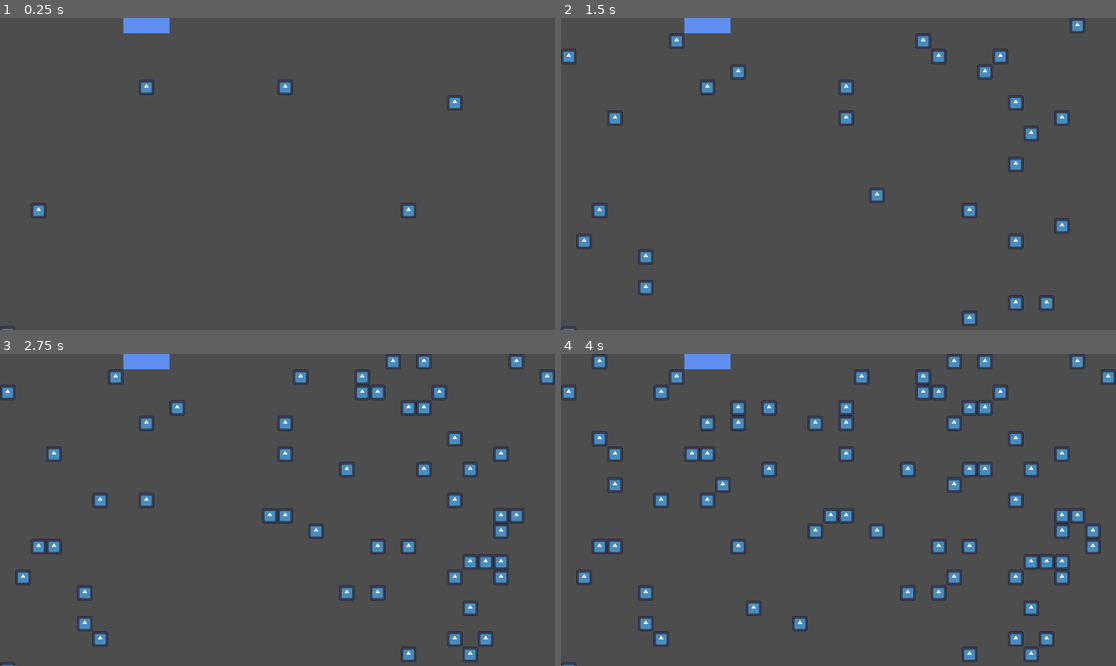
Above: before the commit, frames 1-4 (two rows, left to right).
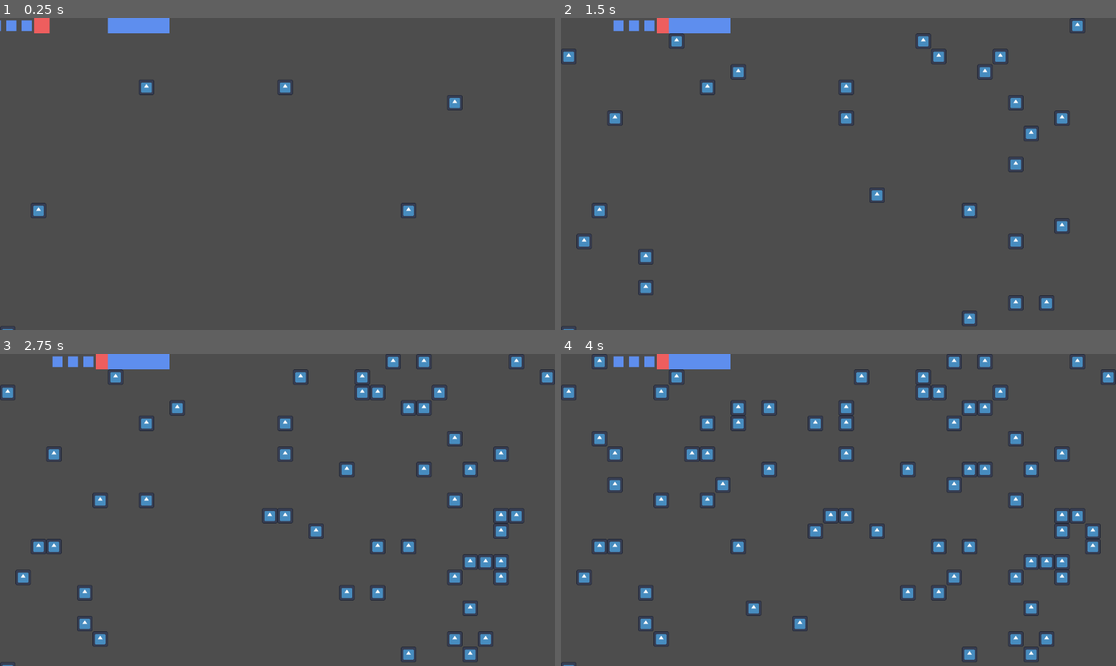
Above: after the commit, the same moments.

Repository: arrowira/MiniJam196Snake
Game: Godot game, scene res://scenes/main.tscn
Two runs of this game, one before a commit and one after it. Both use one fixed random seed, a clock stepped at 60 frames per second and the inputs below. The engine's default icon, where the game draws it, is replaced by a stand-in: a white triangle on a blue panel in a dark square.
Inputs:
- Up to frame 1 (0.25 s): no input
- Up to frame 2 (1.5 s): hold Right (p1right) 0.53-1.28 s; tap S (p2down) at 0.6 s; hold Down (p1down) from 1.28 s (still down); tap A (p2left) at 1.35 s
- Up to frame 3 (2.75 s): release Down (p1down) at 2.03 s; hold Right (p1right) from 2.03 s (still down); tap D (p2right) at 2.1 s
- Up to frame 4 (4 s): release Right (p1right) at 2.78 s; hold Up (p1up) 2.78-3.53 s; tap W (p2up) at 2.85 s; hold Left (p1left) from 3.53 s (still down); tap S (p2down) at 3.6 s

The runs differ from the first frame. In frame 1, 0.4% of the frame differs, in the area x 0-23%, y 0-5%; in frame 2, 0.4%, in the area x 9-23%, y 0-5%; in frame 3, 0.4%; in frame 4, 0.4%.

Commit message:
collision fix

Diff:
--- a/minijam-196-proj/scenes/player_1_segment.tscn
+++ b/minijam-196-proj/scenes/player_1_segment.tscn
@@ -1,6 +1,6 @@
 [gd_scene load_steps=3 format=3 uid="uid://ck1xhfy3qt26y"]
 
-[ext_resource type="Texture2D" uid="uid://cw1e1ccus7o7w" path="res://sprites/snake-1.png.png" id="1_545wh"]
+[ext_resource type="Texture2D" uid="uid://lm8wjeauffjb" path="res://sprites/snake-2.png.png" id="1_545wh"]
 
 [sub_resource type="RectangleShape2D" id="RectangleShape2D_545wh"]
 size = Vector2(30, 30)
@@ -8,8 +8,8 @@
 [node name="player1Segment" type="Node2D"]
 
 [node name="Icon" type="Sprite2D" parent="."]
-position = Vector2(15.999997, 15.999998)
-scale = Vector2(0.04999999, 0.049999993)
+position = Vector2(16.5, 16)
+scale = Vector2(0.032812502, 0.034375)
 texture = ExtResource("1_545wh")
 
 [node name="SnakeBody" type="Area2D" parent="."]
--- a/minijam-196-proj/scripts/snakeManager.gd
+++ b/minijam-196-proj/scripts/snakeManager.gd
@@ -3,9 +3,10 @@
 var snakeSegments = []
 @export var player1segment := preload("res://scenes/player_1_segment.tscn")
 func _ready() -> void:
+	snakeSegments.append($head.position)
 	for i in range(segments):
 		var newSegment := player1segment.instantiate()
-		var newSegmentPos := Vector2(-i*32,0)
+		var newSegmentPos := Vector2(-i*32-32,0)
 		newSegment.position = newSegmentPos
 		$segmentContainer.add_child(newSegment)
 		snakeSegments.append(newSegmentPos)
@@ -20,7 +21,7 @@
 
 	newSnakeSegments[0] = headPosition
 	for i in range(len($segmentContainer.get_children())):
-		$segmentContainer.get_children()[i].position = newSnakeSegments[i]
+		$segmentContainer.get_children()[i].position = newSnakeSegments[i+1]
 
 	snakeSegments = newSnakeSegments.duplicate(true)
 
@@ -29,8 +30,6 @@
 	if(area.name == "AppleCollider"):
 		#increment length
 		area.get_parent().queue_free()
-	if(area.name == "SnakeHead"):
-		area.queue_free()
-		queue_free()
-	if(area.name == "SnakeBody"):
-		queue_free()
+	if(area.name == "SnakeHead") or (area.name == "SnakeBody"):
+		print(area.name)
+		$head.running = false
